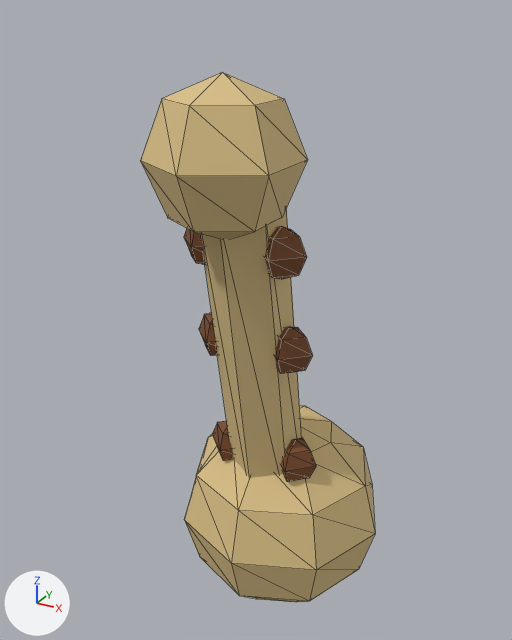
The glTF model assets/shop/shop_plush_giraffe_toy_04.glb, before and after one commit.
The view is the same before and after, from a 50 mm camera at (0.312, -0.598, 0.671) aimed at (-0.021, 0.008, 0.368). Arrows for +X, +Y and +Z are at lower left; the lights stay in place. The first picture is the older version. Mesh edges are drawn as thin lines. Vertices at exactly the same position are counted once.

The first picture shows 'SM_shop_shop_plush_giraffe_toy_04'.
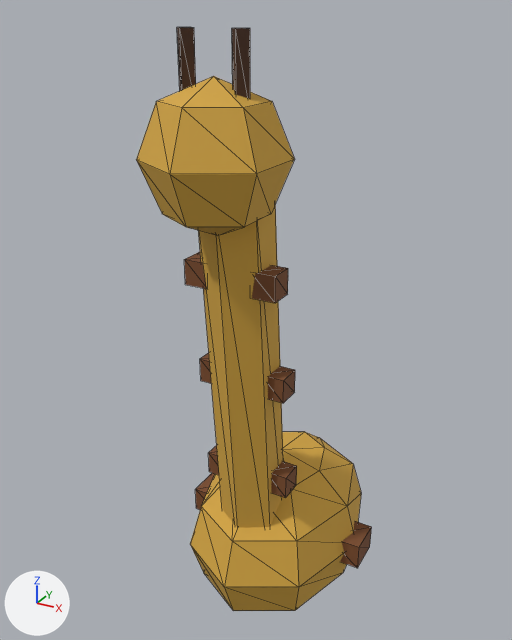
What differs and where, as boxes (x1, y1, x2, y2) in the pictures (512 x 640 px; the box of a moved part takes in the faces that stretch with it):
'SM_shop_shop_plush_giraffe_toy_04', reshaped (10% taller)
    before: (141, 72, 375, 602)
    after: (136, 27, 371, 611)
part 1 of me_sm_shop_shop_plush_giraffe_toy_04, added (brown)
    after: (190, 432, 361, 611)
part 2 of me_sm_shop_shop_plush_giraffe_toy_04, added (orange)
    after: (136, 76, 294, 235)
part 3 of me_sm_shop_shop_plush_giraffe_toy_04, added (brown)
    after: (271, 461, 297, 498)
part 4 of me_sm_shop_shop_plush_giraffe_toy_04, added (mostly hidden)
    after: (208, 445, 219, 475)
part 5 of me_sm_shop_shop_plush_giraffe_toy_04, added (brown)
    after: (268, 366, 295, 403)
part 6 of me_sm_shop_shop_plush_giraffe_toy_04, added
    after: (200, 353, 211, 383)
part 7 of me_sm_shop_shop_plush_giraffe_toy_04, added (brown)
    after: (252, 265, 288, 303)
part 8 of me_sm_shop_shop_plush_giraffe_toy_04, added (brown)
    after: (184, 252, 207, 289)
part 9 of me_sm_shop_shop_plush_giraffe_toy_04, added (brown)
    after: (340, 521, 371, 568)
part 10 of me_sm_shop_shop_plush_giraffe_toy_04, added
    after: (195, 473, 215, 510)
part 11 of me_sm_shop_shop_plush_giraffe_toy_04, rebuilt (16% narrower, 20% taller)
    before: (201, 208, 302, 478)
    after: (198, 205, 283, 528)
part 12 of me_sm_shop_shop_plush_giraffe_toy_04, deleted (brown)
    before: (184, 226, 375, 602)
part 13 of me_sm_shop_shop_plush_giraffe_toy_04, moved or reshaped
    before: (141, 72, 307, 239)
    after: (177, 27, 250, 99)

The change in detail:
me_sm_shop_shop_plush_giraffe_toy_04 is used by ob_sm_shop_shop_plush_giraffe_toy_04; location (0.0, 0.0, 0.0).
me_sm_shop_shop_plush_giraffe_toy_04 had 158 vertices, 280 faces and spanned x -0.12..0.12, y -0.155..0.155, z 0.0..0.624.
me_sm_shop_shop_plush_giraffe_toy_04 now has 154 vertices, 256 faces and spans x -0.11..0.11, y -0.163..0.163, z 0.0..0.657.
me_sm_shop_shop_plush_giraffe_toy_04 part 1: a new loose piece, an icosphere of 80 faces spanning x -0.099..0.099, y -0.1..0.163, z 0.0..0.198, in mat_mat_palette (picture img_palette).
me_sm_shop_shop_plush_giraffe_toy_04 part 2: a new loose piece, a UV sphere (6 segments, 4 rings, poles along z) spanning x -0.056..0.056, y -0.163..-0.034, z 0.492..0.622, in mat_mat_palette (picture img_palette).
me_sm_shop_shop_plush_giraffe_toy_04 part 3: a new loose piece, a box spanning x 0.023..0.047, y -0.051..-0.026, z 0.201..0.227, in mat_mat_palette (picture img_palette).
me_sm_shop_shop_plush_giraffe_toy_04 part 4: a new loose piece, a box spanning x -0.047..-0.023, y -0.051..-0.026, z 0.201..0.227, in mat_mat_palette (picture img_palette).
me_sm_shop_shop_plush_giraffe_toy_04 part 5: a new loose piece, a box spanning x 0.023..0.047, y -0.061..-0.036, z 0.321..0.345, in mat_mat_palette (picture img_palette).
me_sm_shop_shop_plush_giraffe_toy_04 part 6: a new loose piece, a box spanning x -0.047..-0.023, y -0.061..-0.036, z 0.321..0.345, in mat_mat_palette (picture img_palette).
me_sm_shop_shop_plush_giraffe_toy_04 part 7: a new loose piece, a box spanning x 0.023..0.047, y -0.081..-0.056, z 0.433..0.458, in mat_mat_palette (picture img_palette).
me_sm_shop_shop_plush_giraffe_toy_04 part 8: a new loose piece, a box spanning x -0.047..-0.023, y -0.081..-0.056, z 0.433..0.458, in mat_mat_palette (picture img_palette).
me_sm_shop_shop_plush_giraffe_toy_04 part 9: a new loose piece, a box spanning x 0.07..0.11, y 0.012..0.052, z 0.084..0.114, in mat_mat_palette (picture img_palette).
me_sm_shop_shop_plush_giraffe_toy_04 part 10: a new loose piece, a box spanning x -0.11..-0.07, y 0.012..0.052, z 0.084..0.114, in mat_mat_palette (picture img_palette).
me_sm_shop_shop_plush_giraffe_toy_04 part 11: the loose piece of 12 vertices spanning x -0.035..0.035, y -0.098..0.048, z 0.133..0.527 is rebuilt with 12 vertices and now spans x -0.03..0.03, y -0.102..0.005, z 0.086..0.524.
me_sm_shop_shop_plush_giraffe_toy_04 part 12: 7 loose pieces with 126 vertices, spanning x -0.12..0.12, y -0.085..0.155, z 0.0..0.495, are deleted.
Part 13, on me_sm_shop_shop_plush_giraffe_toy_04:
20 vertices are removed from x -0.061..0.061, y -0.155..-0.015, z 0.484..0.624.
36 faces are deleted.
8 vertices are added at x -0.033..0.025, y -0.106..-0.098, z 0.597..0.657.
8 new vertices lie (0.008, 0.008, 0.0) away from vertices in x -0.033..0.025, y -0.106..-0.098, z 0.597..0.657.
24 new faces join them.
